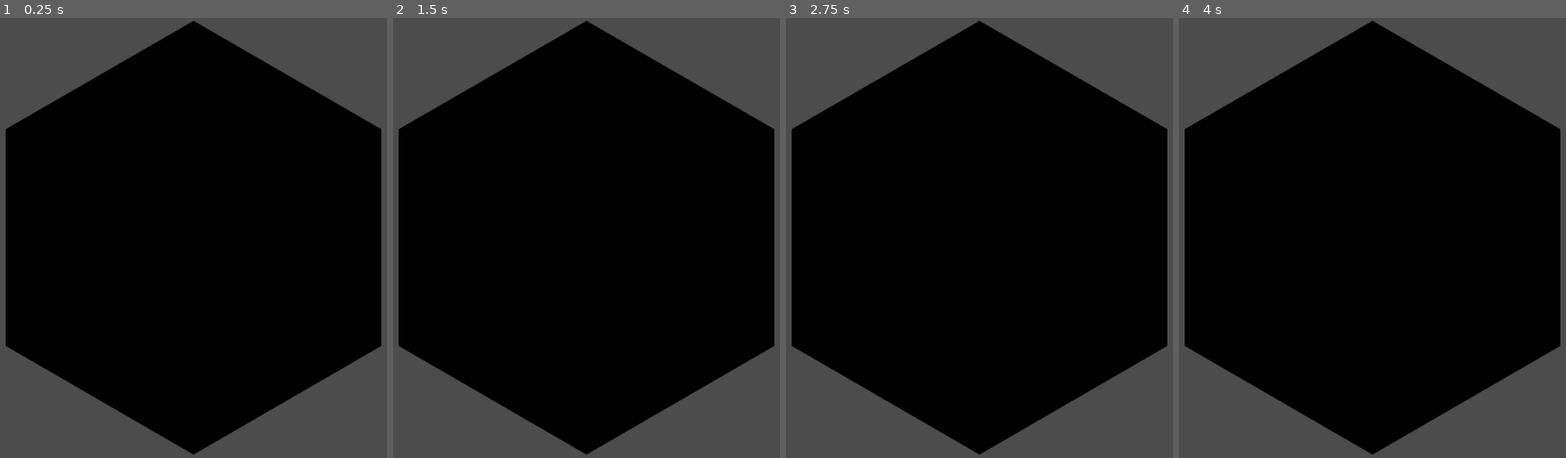
Above: before the commit, frames 1-4 (left to right).
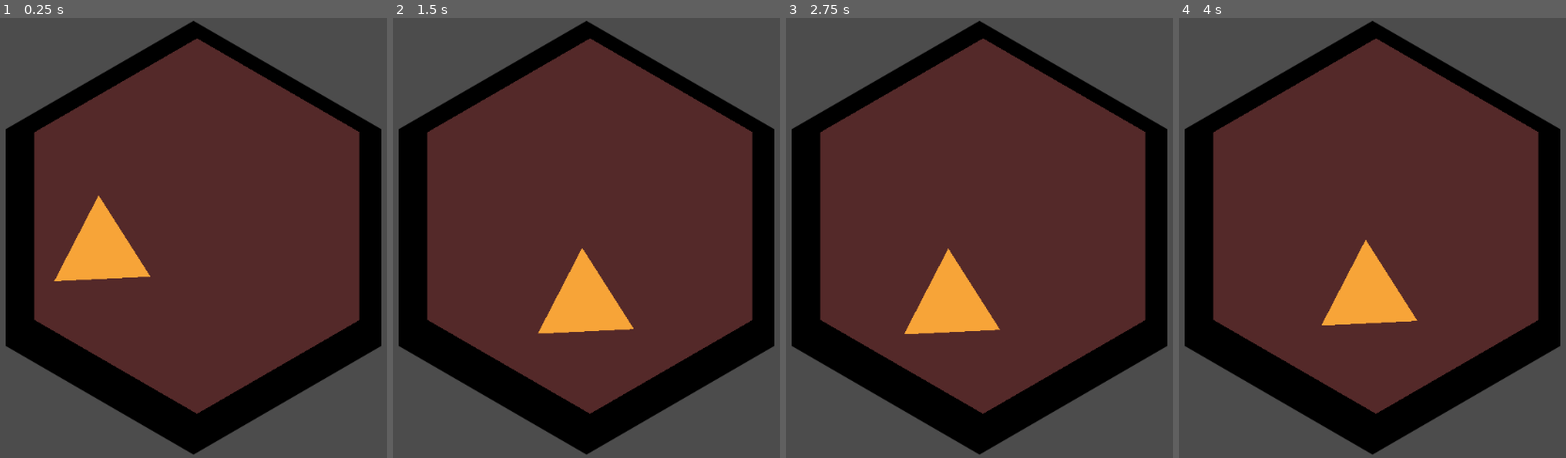
Above: after the commit, the same moments.

Repository: tobyp/hackathon2020
Game: Godot game, scene res://main.tscn
Same seed, same stepped clock (60 frames per second), same inputs: the game is played once before the commit and once after it.
Inputs:
- Up to frame 1 (0.25 s): no input
- Up to frame 2 (1.5 s): no input
- Up to frame 3 (2.75 s): no input
- Up to frame 4 (4 s): no input

The runs differ from the first frame. In frame 1, 54% of the frame differs, in the area x 8-93%, y 4-90%; in frame 2, 54%; in frame 3, 54%; in frame 4, 54%.

Commit message:
Basic Cell tests

Diff:
--- /dev/null
+++ b/Cells/Cell.gd
@@ -0,0 +1,14 @@
+extends StaticBody2D
+
+##############################
+# TODO own Resources here (?)
+##############################
+
+# Called when the node enters the scene tree for the first time.
+func _ready():
+	pass # Replace with function body.
+
+
+# Called every frame. 'delta' is the elapsed time since the previous frame.
+#func _process(delta):
+#	pass
--- /dev/null
+++ b/Cells/Cell.tscn
@@ -0,0 +1,56 @@
+[gd_scene load_steps=8 format=2]
+
+[ext_resource path="res://Cells/Cell.gd" type="Script" id=1]
+
+[sub_resource type="SegmentShape2D" id=1]
+a = Vector2( 0, -512 )
+b = Vector2( -443, -256 )
+
+[sub_resource type="SegmentShape2D" id=2]
+a = Vector2( -443, -256 )
+b = Vector2( -443, 256 )
+
+[sub_resource type="SegmentShape2D" id=3]
+a = Vector2( -443, 256 )
+b = Vector2( 0, 512 )
+
+[sub_resource type="SegmentShape2D" id=4]
+a = Vector2( 0, 512 )
+b = Vector2( 443, 256 )
+
+[sub_resource type="SegmentShape2D" id=5]
+a = Vector2( 443, 256 )
+b = Vector2( 443, -256 )
+
+[sub_resource type="SegmentShape2D" id=6]
+a = Vector2( 443, -256 )
+b = Vector2( 0, -512 )
+
+[node name="CellBody" type="StaticBody2D"]
+position = Vector2( 9.69812, -32.4761 )
+collision_layer = 2
+collision_mask = 2
+script = ExtResource( 1 )
+
+[node name="Polygon2D" type="Polygon2D" parent="."]
+color = Color( 0.333333, 0.164706, 0.164706, 1 )
+polygon = PoolVector2Array( 0, -512, -443, -256, -443, 256, 0, 512, 443, 256, 443, -256 )
+
+[node name="Col_LT" type="CollisionShape2D" parent="."]
+shape = SubResource( 1 )
+
+[node name="Col_LL" type="CollisionShape2D" parent="."]
+shape = SubResource( 2 )
+
+[node name="Col_LB" type="CollisionShape2D" parent="."]
+shape = SubResource( 3 )
+
+[node name="Col_RB" type="CollisionShape2D" parent="."]
+shape = SubResource( 4 )
+
+[node name="Col_RR" type="CollisionShape2D" parent="."]
+shape = SubResource( 5 )
+
+[node name="Col_RT" type="CollisionShape2D" parent="."]
+shape = SubResource( 6 )
+one_way_collision_margin = 0.0
--- /dev/null
+++ b/Cells/CellParticle.gd
@@ -0,0 +1,27 @@
+extends KinematicBody2D
+
+
+# Declare member variables here. Examples:
+# var a = 2
+# var b = "text"
+
+var velo_abs = 1000;
+var velocity = Vector2(-1000, 0)
+var rng = RandomNumberGenerator.new()
+
+# Called when the node enters the scene tree for the first time.
+func _ready():
+	rng.randomize()
+
+# Called every frame. 'delta' is the elapsed time since the previous frame.
+func _process(delta):
+	pass
+
+func _physics_process(delta):
+	var motion = velocity * delta
+	var collision = move_and_collide(motion)
+	if collision != null:
+		var reflect = collision.remainder.bounce(collision.normal)
+
+		velocity = (velocity.bounce(collision.normal) + Vector2(rng.randf(), rng.randf()) * velocity.length() / 2).normalized() * velo_abs
+		move_and_collide(reflect)
--- /dev/null
+++ b/Cells/Particle.tscn
@@ -0,0 +1,19 @@
+[gd_scene load_steps=2 format=2]
+
+[ext_resource path="res://Cells/CellParticle.gd" type="Script" id=1]
+
+
+[node name="KinematicBody2D" type="KinematicBody2D"]
+position = Vector2( -2.68848, 32.4761 )
+collision_layer = 2147483649
+collision_mask = 2
+script = ExtResource( 1 )
+
+[node name="Dorito" type="Polygon2D" parent="."]
+position = Vector2( -5.31445, -5.03931 )
+color = Color( 0.972549, 0.647059, 0.223529, 1 )
+polygon = PoolVector2Array( -0.631836, -143.882, 140.479, 77.8638, -121.584, 90.4629 )
+
+[node name="CollisionPolygon2D" type="CollisionPolygon2D" parent="."]
+position = Vector2( -132.451, 106.188 )
+polygon = PoolVector2Array( 8.93311, -14.2701, 262.609, -29.9846, 123.424, -264.133 )
--- a/main.tscn
+++ b/main.tscn
@@ -1,8 +1,11 @@
-[gd_scene load_steps=3 format=2]
+[gd_scene load_steps=5 format=2]
 
 [ext_resource path="res://textures/hex.png" type="Texture" id=1]
+[ext_resource path="res://Cells/Cell.tscn" type="PackedScene" id=2]
+[ext_resource path="res://Cells/Particle.tscn" type="PackedScene" id=3]
 
 [sub_resource type="TileSet" id=1]
+resource_local_to_scene = true
 0/name = "Empty"
 0/texture = ExtResource( 1 )
 0/tex_offset = Vector2( 0, 0 )
@@ -11,6 +14,10 @@
 0/tile_mode = 0
 0/occluder_offset = Vector2( 0, 0 )
 0/navigation_offset = Vector2( 0, 0 )
+0/shape_offset = Vector2( 0, 0 )
+0/shape_transform = Transform2D( 1, 0, 0, 1, 0, 0 )
+0/shape_one_way = false
+0/shape_one_way_margin = 0.0
 0/shapes = [  ]
 0/z_index = 0
 
@@ -30,3 +37,7 @@
 [node name="Camera2D" type="Camera2D" parent="."]
 current = true
 zoom = Vector2( 2, 2 )
+
+[node name="CellBody" parent="." instance=ExtResource( 2 )]
+
+[node name="TestParticle" parent="." instance=ExtResource( 3 )]
